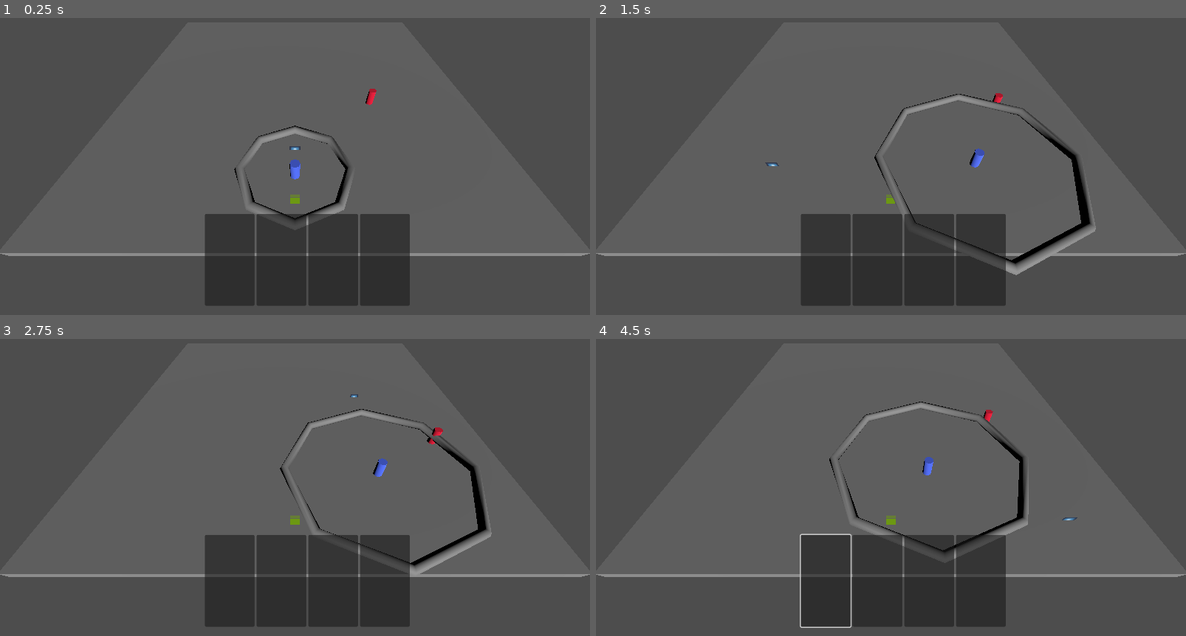
Above: before the commit, frames 1-4 (two rows, left to right).
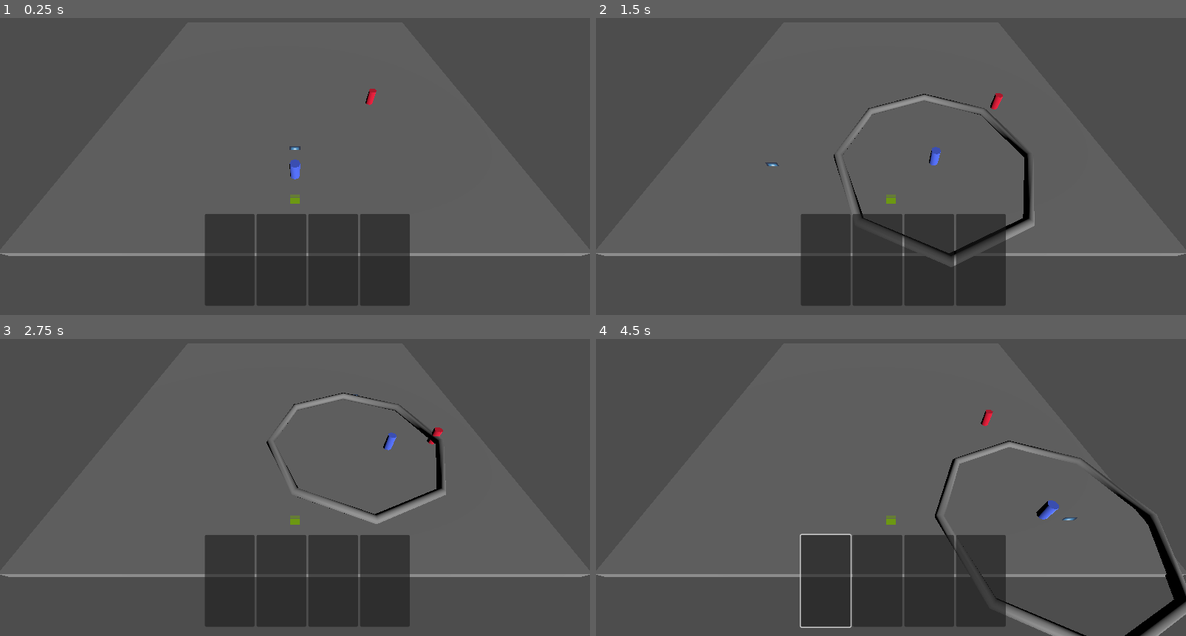
Above: after the commit, the same moments.

Repository: ValorZard/Priyanka-outdated
Game: Godot game, scene res://GameBoard/test_scene.tscn
Two runs of this game, one before a commit and one after it. Both use one fixed random seed, a clock stepped at 60 frames per second and the inputs below. The engine's default icon, where the game draws it, is replaced by a stand-in: a white triangle on a blue panel in a dark square.
Inputs (mouse positions are in pixels of both pictures, inside the frame that each line leads up to):
- Up to frame 1 (0.25 s): no input
- Up to frame 2 (1.5 s): tap Enter (ui_accept) at 0.5, 0.77 s; move the mouse to (1020, 133) at 0.52 s; hold Right (ui_right) 0.53-1.28 s; click (1020, 133) at 0.6 s; move the mouse to (773, 166) at 1.27 s; hold Down (ui_down) from 1.28 s (still down); click (773, 166) at 1.35 s
- Up to frame 3 (2.75 s): tap Enter (ui_accept) at 1.52 s; move the mouse to (354, 398) at 2.02 s; release Down (ui_down) at 2.03 s; hold Right (ui_right) from 2.03 s (still down); click (354, 398) at 2.1 s
- Up to frame 4 (4.5 s): move the mouse to (861, 537) at 2.77 s; release Right (ui_right) at 2.78 s; hold Up (ui_up) 2.78-3.53 s; click (861, 537) at 2.85 s; tap Enter (ui_accept) at 3.02, 3.77 s; move the mouse to (1068, 520) at 3.52 s; hold Left (ui_left) from 3.53 s (still down); click (1068, 520) at 3.6 s; move the mouse to (714, 422) at 4.27 s; click (714, 422) at 4.35 s

The runs differ from the first frame. In frame 1, 0.7% of the frame differs, in the area x 39-60%, y 36-70%; in frame 2, 3.3%; in frame 3, 2.9%; in frame 4, 3.6%, in the area x 39-100%, y 21-100%.

Commit message:
refactored code to decouple logic

Diff:
--- /dev/null
+++ b/Commands/Command.gd
@@ -0,0 +1,6 @@
+extends Node
+
+class_name Command
+
+func execute():
+	pass
--- a/Commands/MovementCommand.gd
+++ b/Commands/MovementCommand.gd
@@ -1,11 +1,7 @@
 extends Node
 
-
-# Called when the node enters the scene tree for the first time.
-func _ready():
-	pass # Replace with function body.
-
-
-# Called every frame. 'delta' is the elapsed time since the previous frame.
-func _process(delta):
-	pass
+func execute(character_unit : CharacterUnit, movement_direction : Vector3, movement_distance : float):
+	# don't allow character to move more than max movement radius
+	if(movement_distance > character_unit.MAX_MOVEMENT_RADIUS):
+		movement_distance = character_unit.MAX_MOVEMENT_RADIUS
+	character_unit.position += movement_direction * movement_distance
--- a/GameBoard/Cursor.gd
+++ b/GameBoard/Cursor.gd
@@ -1,19 +1,33 @@
 extends Sprite3D
 
+# data variables
+var direction_to_cursor : Vector3
+var distance_to_cursor : float
+
+# raycast data
+const RAY_LENGTH = 1000.0
 
 # Called when the node enters the scene tree for the first time.
 func _ready():
 	pass # Replace with function body.
 
-#func draw_circle_arc_poly(center, radius, angle_from, angle_to, color):
-#	var nb_points = 32
-#	var points_arc = PackedVector2Array()
-#	points_arc.push_back(center)
-#	var colors = PackedColorArray([color])
-#	for i in range(nb_points + 1):
-#		var angle_point = deg_to_rad(angle_from + i * (angle_to - angle_from) / nb_points - 90)
-#		points_arc.push_back(center + Vector2(cos(angle_point), sin(angle_point)) * radius)
-#	draw_polygon(points_arc, colors)
+# update cursor data so we can use it for movement purposes
+func update_cursor(camera3d : Camera3D, current_character_unit : CharacterUnit):
+	# code taken from https://docs.godotengine.org/en/stable/tutorials/physics/ray-casting.html
+	# generate the raycast starting and ending points
+	# we want to generate one every frame for UI purposes
+	var from = camera3d.project_ray_origin(get_viewport().get_mouse_position())
+	var to = from + camera3d.project_ray_normal(get_viewport().get_mouse_position()) * RAY_LENGTH
+	# actually create the raycast and check for overlaps with the gameboard to know where to locate the cursor
+	var space_state = get_world_3d().direct_space_state
+	var query = PhysicsRayQueryParameters3D.create(from, to)
+	var result : Dictionary = space_state.intersect_ray(query)
+	# can only actually change the cursor position if the raycast collision with the gameboard exists
+	if result:
+		self.position = result["position"]
+		# figure out distance and direction from current character unit TO cursor
+		self.direction_to_cursor = (self.position - current_character_unit.position).normalized()
+		self.distance_to_cursor = (self.position - current_character_unit.position).length()
 
 # Called every frame. 'delta' is the elapsed time since the previous frame.
 func _process(delta):
--- a/GameBoard/GameBoard.gd
+++ b/GameBoard/GameBoard.gd
@@ -3,11 +3,10 @@
 # GameBoard: only handles input from player
 # EncounterData: handles all the meta data for the combat encounter (turn order, initiative, all that good stuff)
 # CharacterUnit should only handle data relevant to that unit plus animation maybe
-const RAY_LENGTH = 1000.0
 
 var mouse_button_clicked : bool = false
 # actual data
-var move_to_position : Vector3 = Vector3.ZERO
+#var move_to_position : Vector3 = Vector3.ZERO
 # visual data
 @export var character_ui_circle_width : float = 1
 
@@ -26,10 +25,10 @@
 
 # generate "line" between cursor and player for UI purposes
 # NOTE: Doesn't currently work properly, rotation is a bit jank
-func render_placement_line(cursor_position : Vector3):
-	$BoxLine.position = ($CharacterUnit.position + cursor_position) / 2
-	$BoxLine.width = ($CharacterUnit.position - cursor_position).length()
-	$BoxLine.rotation.y = $CharacterUnit.position.angle_to(cursor_position)
+#func render_placement_line(cursor_position : Vector3):
+#	$BoxLine.position = ($CharacterUnit.position + cursor_position) / 2
+#	$BoxLine.width = ($CharacterUnit.position - cursor_position).length()
+#	$BoxLine.rotation.y = $CharacterUnit.position.angle_to(cursor_position)
 
 # generate UI Circle around the player to show maximum distance it can go
 func render_character_ui_circle(distance_to_cursor : float):
@@ -40,28 +39,10 @@
 
 # Called every frame. 'delta' is the elapsed time since the previous frame.
 func _physics_process(delta):
-	# code taken from https://docs.godotengine.org/en/stable/tutorials/physics/ray-casting.html
-	# generate the raycast starting and ending points
-	# we want to generate one every frame for UI purposes
-	var camera3d := $Camera3D
-	var from = camera3d.project_ray_origin(get_viewport().get_mouse_position())
-	var to = from + camera3d.project_ray_normal(get_viewport().get_mouse_position()) * RAY_LENGTH
-	# actually create the raycast and check for overlaps with the gameboard to know where to locate the cursor
-	var space_state = get_world_3d().direct_space_state
-	var query = PhysicsRayQueryParameters3D.create(from, to)
-	var result : Dictionary = space_state.intersect_ray(query)
-	# can only actually change the cursor position if the raycast collision with the gameboard exists
-	if result:
-		$Cursor.position = result["position"]
-		var direction_to_cursor : Vector3 = ($Cursor.position - $CharacterUnit.position).normalized()
-		var distance_to_cursor : float = ($Cursor.position - $CharacterUnit.position).length()
-		# don't allow the character unit to move more than it's max movement radius
-		if (distance_to_cursor > $CharacterUnit.MAX_MOVEMENT_RADIUS):
-			distance_to_cursor = $CharacterUnit.MAX_MOVEMENT_RADIUS
-		# only want to actually set the position we want the unit to move to on click
-		if Input.is_action_just_released("left_mouse_click"):
-			move_to_position = $CharacterUnit.position + (direction_to_cursor * distance_to_cursor)
+	# update cursor data so we can use it for movement purposes
+	$Cursor.update_cursor($Camera3D, $CharacterUnit)
+	# only want to actually set the position we want the unit to move to on click
+	if Input.is_action_just_released("left_mouse_click"):
+		$Actions/MovementCommand.execute($CharacterUnit, $Cursor.direction_to_cursor, $Cursor.distance_to_cursor)
 		#render_placement_line($Cursor.position)
-		render_character_ui_circle(distance_to_cursor)
-	if move_to_position != Vector3.ZERO:
-		$CharacterUnit.change_position(move_to_position, delta)
+		render_character_ui_circle($CharacterUnit.MAX_MOVEMENT_RADIUS)
--- a/GameBoard/test_scene.tscn
+++ b/GameBoard/test_scene.tscn
@@ -8,6 +8,7 @@
 [ext_resource type="Script" path="res://GameBoard/Cursor.gd" id="5_64lmv"]
 [ext_resource type="PackedScene" uid="uid://ouuora8lxpt7" path="res://Units/EnemyUnit.tscn" id="7_7icr8"]
 [ext_resource type="Script" path="res://GameBoard/EncounterData.gd" id="8_bkwkq"]
+[ext_resource type="Script" path="res://Commands/MovementCommand.gd" id="9_qknox"]
 
 [sub_resource type="StandardMaterial3D" id="StandardMaterial3D_pp4sk"]
 albedo_color = Color(0.615686, 0.866667, 0, 1)
@@ -43,3 +44,8 @@
 
 [node name="EncounterData" type="Node" parent="."]
 script = ExtResource("8_bkwkq")
+
+[node name="Actions" type="Node" parent="."]
+
+[node name="MovementCommand" type="Node" parent="Actions"]
+script = ExtResource("9_qknox")
--- a/Units/CharacterUnit.gd
+++ b/Units/CharacterUnit.gd
@@ -7,6 +7,11 @@
 @export var character_movement_speed : float = 7.5
 # Get the gravity from the project settings to be synced with RigidBody nodes.
 var gravity = ProjectSettings.get_setting("physics/3d/default_gravity")
+
+# character data
+
+# animation data
+var old_visual_position : Vector3 # stores the old position of the character unit model
 
 func change_position(move_to_position : Vector3, delta):
 	self.position = self.position.move_toward(move_to_position, character_movement_speed * delta)
Not shown: 1 places in GameBoard/test_scene.tscn that only renumber resources
